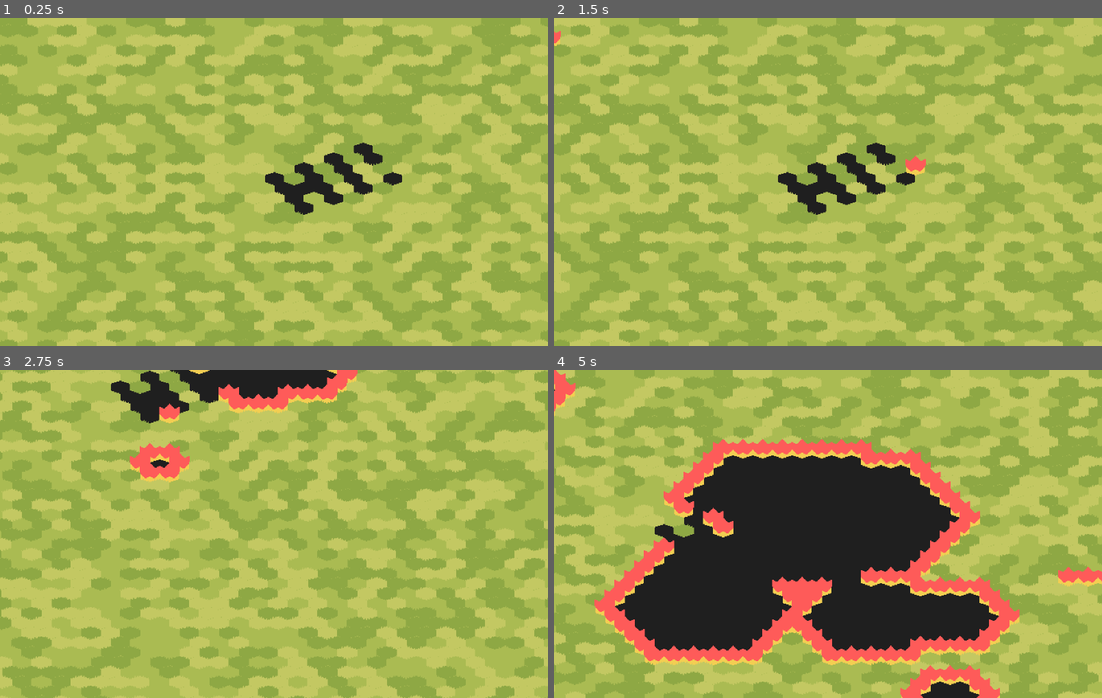
Above: before the commit, frames 1-4 (two rows, left to right).
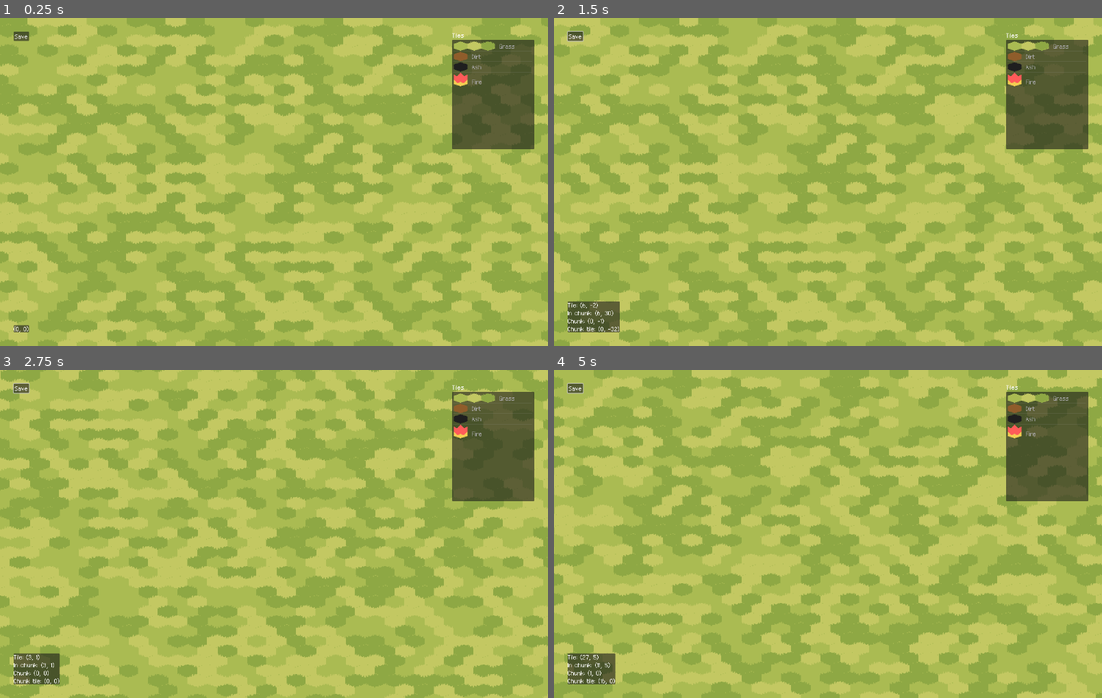
Above: after the commit, the same moments.

Repository: team-fow/riviver
Game: Godot game, scene res://scenes/game/game.tscn
Same seed, same stepped clock (60 frames per second), same inputs: the game is played once before the commit and once after it.
Inputs (mouse positions are in pixels of both pictures, inside the frame that each line leads up to):
- Up to frame 1 (0.25 s): no input
- Up to frame 2 (1.5 s): click (575, 37) at 0.5 s, where only the run after the commit has a clickable "Save"; move the mouse to (948, 165) at 1.27 s; press the mouse at (948, 165) at 1.28 s; hold D (move_right) from 1.28 s (still down)
- Up to frame 3 (2.75 s): tap Alt (sprint, bound only after the commit) at 1.55, 2.1 s; move the mouse to (164, 550) at 2.02 s; release D (move_right) at 2.03 s; release the mouse at (164, 550) at 2.03 s; hold S (move_down) from 2.03 s (still down); click (164, 550) at 2.3 s
- Up to frame 4 (5 s): move the mouse to (882, 461) at 2.77 s; release S (move_down) at 2.78 s; press the mouse at (882, 461) at 2.78 s; hold D (move_right) 2.78-3.53 s; tap Alt (sprint, bound only after the commit) at 3.05, 3.6, 4.55 s; move the mouse to (800, 599) at 3.52 s; release the mouse at (800, 599) at 3.53 s; hold W (move_up) 3.53-4.28 s; click (800, 599) at 3.8 s; move the mouse to (992, 583) at 4.27 s; press the mouse at (992, 583) at 4.28 s; hold A (move_left) from 4.28 s (still down)

The runs differ from the first frame. In frame 1, 7.7% of the frame differs, in the area x 1-99%, y 0-100%; in frame 2, 8.1%; in frame 3, 69%; in frame 4, 83%, in the area x 0-100%, y 0-100%.

Commit message:
chunk saving/loading + fixed tile rids not being freed when their chunk is unloaded

Diff:
--- a/project.godot
+++ b/project.godot
@@ -92,6 +92,11 @@
 "events": [Object(InputEventKey,"resource_local_to_scene":false,"resource_name":"","device":-1,"window_id":0,"alt_press …(195 unchanged characters)…
 ]
 }
+sprint={
+"deadzone": 0.5,
+"events": [Object(InputEventKey,"resource_local_to_scene":false,"resource_name":"","device":-1,"window_id":0,"alt_pressed":false,"shift_pressed":false,"ctrl_pressed":false,"meta_pressed":false,"pressed":false,"keycode":0,"physical_keycode":4194328,"key_label":0,"unicode":0,"location":0,"echo":false,"script":null)
+]
+}
 
 [rendering]
 
--- a/resources/grid_chunk.gd
+++ b/resources/grid_chunk.gd
@@ -8,8 +8,11 @@
 
 var chunk_coords: Vector2i ## Chunk coordinates.
 var tile_offset: Vector2i ## Coords of the top-leftmost tile.
-var is_generated: bool ## Whether the chunk has been generated
+var sends_ticks: bool ## Whether this chunk's tiles send ticks.
 
+
+
+# tiles
 
 ## Adds a tile. Frees the existent tile at the same coords, if any.
 func set_tile(coords: Vector2i, type: Tile.Type) -> void:
@@ -22,24 +25,57 @@
 	return _tiles[coords.x][coords.y] if _tiles[coords.x] else null
 
 
-## Controls whether the chunk is rendered.
-func set_visible(visible: bool) -> void:
+
+# loading & unloading
+
+## Saves tile types to the game file.
+func write_to_file() -> void:
+	var types: Array[PackedInt32Array]
+
+	types.resize(SIZE.x)
+	for x: int in SIZE.x:
+		types[x].resize(SIZE.y)
+		for y: int in SIZE.y:
+			types[x][y] = _tiles[x][y].type
+
+	Game.file.set_value("chunks", str(chunk_coords), types)
+
+
+## Loads tile types from the game file.
+func read_from_file() -> void:
+	if not Game.file.has_section_key("chunks", str(chunk_coords)):
+		generate()
+		return
+
+	#var types: PackedInt32Array = Game.file.get_value("chunks", str(chunk_coords))
+	#sends_ticks = false
+	#
+	#for x: int in SIZE.x:
+		#for y: int in SIZE.y:
+			#_tiles[x][y].type = types[x + x * y]
+	#
+	#sends_ticks = true
+
+	var types: Array[PackedInt32Array] = Game.file.get_value("chunks", str(chunk_coords))
 	for x: int in SIZE.x:
 		for y: int in SIZE.y:
-			_tiles[x][y].set_visible(visible)
+			_tiles[x][y].type = types[x][y]
 
 
 ## Generates the chunk from scratch.
 func generate() -> void:
-	is_generated = false
+	sends_ticks = false
 
-	_tiles.resize(SIZE.x)
+	pass
+
+	sends_ticks = true
+
+
+## Frees tile RIDs. Call just before the chunk is unloaded.
+func stop_tile_rendering() -> void:
 	for x: int in SIZE.x:
-		_tiles[x].resize(SIZE.y)
 		for y: int in SIZE.y:
-			_tiles[x][y] = Tile.new(Tile.Type.GRASS, tile_offset + Vector2i(x, y))
-
-	is_generated = true
+			_tiles[x][y].stop_rendering()
 
 
 
@@ -49,6 +85,17 @@
 	self.chunk_coords = chunk_coords
 	tile_offset = chunk_coords * SIZE
 
+	# setting up matrix
+	sends_ticks = false
+
+	_tiles.resize(SIZE.x)
+	for x: int in SIZE.x:
+		_tiles[x].resize(SIZE.y)
+		for y: int in SIZE.y:
+			_tiles[x][y] = Tile.new(Tile.Type.GRASS, tile_offset + Vector2i(x, y))
+
+	sends_ticks = true
+
 
 func _to_string() -> String:
 	return "Chunk" + str(chunk_coords)
--- a/resources/tile.gd
+++ b/resources/tile.gd
@@ -12,10 +12,10 @@
 
 const SIZE := Vector2(24, 16) ## Size, in pixels.
 
-var type: Type = Type.NONE : set = _set_type ## Type ID. Affects the tile's rendering and behavior.
+@export var type: Type = Type.NONE : set = _set_type ## Type ID. Affects the tile's rendering and behavior.
 var behavior: TileBehavior ## Recieves ticks and runs tick logic.
 
-var coords: Vector2i : set = _set_coords ## The tile's grid coordinates.
+@export var coords: Vector2i : set = _set_coords ## The tile's grid coordinates.
 var elevation: int ## The tile's elevation. Applied as a vertical offset.
 
 var rid: RID = RenderingServer.canvas_item_create() ## A canvas item ID. Used for rendering.
@@ -51,7 +51,7 @@
 	_redraw()
 	# ticking
 	var chunk: GridChunk = Game.grid.get_chunk(Grid.get_chunk_coords(coords))
-	if chunk and chunk.is_generated:
+	if chunk and chunk.sends_ticks:
 		Game.grid.queue_tick_with_neighbors(self)
 
 
@@ -105,6 +105,14 @@
 
 
 
+# destructor
+
+## Frees the tile's RID. Call just before the tile is unloaded.
+func stop_rendering() -> void:
+	RenderingServer.free_rid(rid)
+
+
+
 # virtual
 
 func _init(type: Type, coords: Vector2i) -> void:
@@ -112,10 +120,5 @@
 	self.type = type
 
 
-func _notification(what: int) -> void:
-	if what == NOTIFICATION_PREDELETE:
-		RenderingServer.free_rid(rid)
-
-
 func _to_string() -> String:
 	return get_info().name + str(coords)
--- a/scenes/debug/editor/editor.gd
+++ b/scenes/debug/editor/editor.gd
@@ -1,6 +1,6 @@
 extends CanvasLayer
 
-var type: int = Tile.Type.FIRE
+var type: Tile.Type
 
 @onready var tile_list: ItemList = $Margins/Tiles/List
 @onready var coords_label: Label = $Margins/Bar/Label
--- a/scenes/game/camera.gd
+++ b/scenes/game/camera.gd
@@ -41,3 +41,4 @@
 
 func _unhandled_key_input(_event: InputEvent) -> void:
 	input = Input.get_vector("move_left", "move_right", "move_up", "move_down") * SPEED
+	if Input.is_action_pressed("sprint"): input *= 4
--- a/scenes/game/game.gd
+++ b/scenes/game/game.gd
@@ -1,6 +1,10 @@
 class_name Game
 extends Node2D
 ## Manages the game state.
+
+static var save_idx: int
+static var file := ConfigFile.new() ## Player savefile.
+static var config := ConfigFile.new() ## Settings.
 
 static var grid: Grid ## Manages tiles.
 static var tick_timer: Timer ## Coordinates ticks.
@@ -14,29 +18,6 @@
 	grid = $Grid
 	tick_timer = $TickTimer
 
-	# macdonough demo
-	await get_tree().process_frame
-	await get_tree().process_frame
-	await get_tree().process_frame
-	await get_tree().process_frame
-	await get_tree().process_frame
-	await get_tree().process_frame
-	await get_tree().process_frame
-	grid.set_tile(Vector2i(-1, -1), Tile.Type.ASH)
-	grid.set_tile(Vector2i(0, 0), Tile.Type.ASH)
-	grid.set_tile(Vector2i(0, 1), Tile.Type.ASH)
-	grid.set_tile(Vector2i(1, 2), Tile.Type.ASH)
-	grid.set_tile(Vector2i(1, 0), Tile.Type.ASH)
-	grid.set_tile(Vector2i(1, -2), Tile.Type.ASH)
-	grid.set_tile(Vector2i(1, -1), Tile.Type.ASH)
-	grid.set_tile(Vector2i(2, 0), Tile.Type.ASH)
-	grid.set_tile(Vector2i(2, 1), Tile.Type.ASH)
 
-	grid.set_tile(Vector2i(2, -3), Tile.Type.ASH)
-	grid.set_tile(Vector2i(3, -2), Tile.Type.ASH)
-	grid.set_tile(Vector2i(3, -1), Tile.Type.ASH)
-	grid.set_tile(Vector2i(4, 0), Tile.Type.ASH)
-
-	grid.set_tile(Vector2i(4, -4), Tile.Type.ASH)
-	grid.set_tile(Vector2i(4, -3), Tile.Type.ASH)
-	grid.set_tile(Vector2i(5, -1), Tile.Type.ASH)
+func _exit_tree() -> void:
+	file.save("user://save.ini")
--- a/scenes/game/grid.gd
+++ b/scenes/game/grid.gd
@@ -33,11 +33,13 @@
 ## Loads the chunk at some chunk coords.
 func load_chunk(chunk_coords: Vector2i) -> void:
 	_chunks[chunk_coords] = GridChunk.new(chunk_coords)
-	_chunks[chunk_coords].generate()
+	_chunks[chunk_coords].read_from_file()
 
 
 ## Loads the chunk at some chunk coords.
 func unload_chunk(chunk_coords: Vector2i) -> void:
+	_chunks[chunk_coords].write_to_file()
+	_chunks[chunk_coords].stop_tile_rendering()
 	_chunks.erase(chunk_coords)
 
 
--- a/scenes/ui/ui.tscn
+++ b/scenes/ui/ui.tscn
@@ -1,12 +1,19 @@
-[gd_scene load_steps=3 format=3 uid="uid://bgbhlhlnbj02o"]
+[gd_scene load_steps=4 format=3 uid="uid://bgbhlhlnbj02o"]
 
 [ext_resource type="PackedScene" uid="uid://deg1lwogfdqdi" path="res://scenes/debug/editor/editor.tscn" id="1_jbr5h"]
 [ext_resource type="Script" path="res://scenes/ui/map.gd" id="2_kl14l"]
 
+[sub_resource type="GDScript" id="GDScript_gyedq"]
+script/source = "extends Button
+
+
+func _pressed() -> void:
+	Game.file.save(\"user://save.ini\")
+"
+
 [node name="UI" type="CanvasLayer"]
 
 [node name="Editor" parent="." instance=ExtResource("1_jbr5h")]
-visible = false
 
 [node name="Margins" type="MarginContainer" parent="."]
 anchors_preset = 15
@@ -27,3 +34,10 @@
 size_flags_horizontal = 4
 size_flags_vertical = 4
 script = ExtResource("2_kl14l")
+
+[node name="Button" type="Button" parent="Margins"]
+layout_mode = 2
+size_flags_horizontal = 0
+size_flags_vertical = 0
+text = "Save"
+script = SubResource("GDScript_gyedq")
